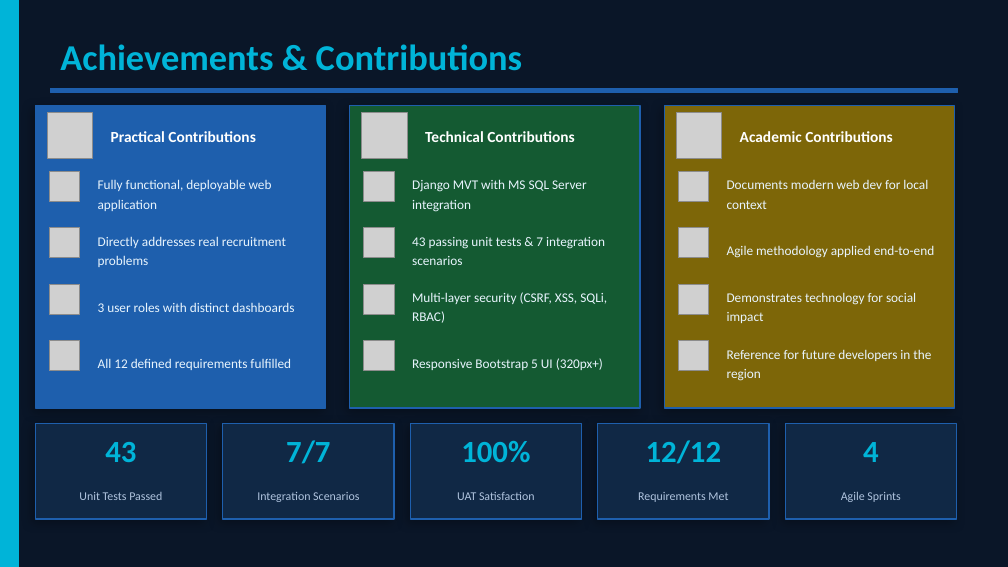
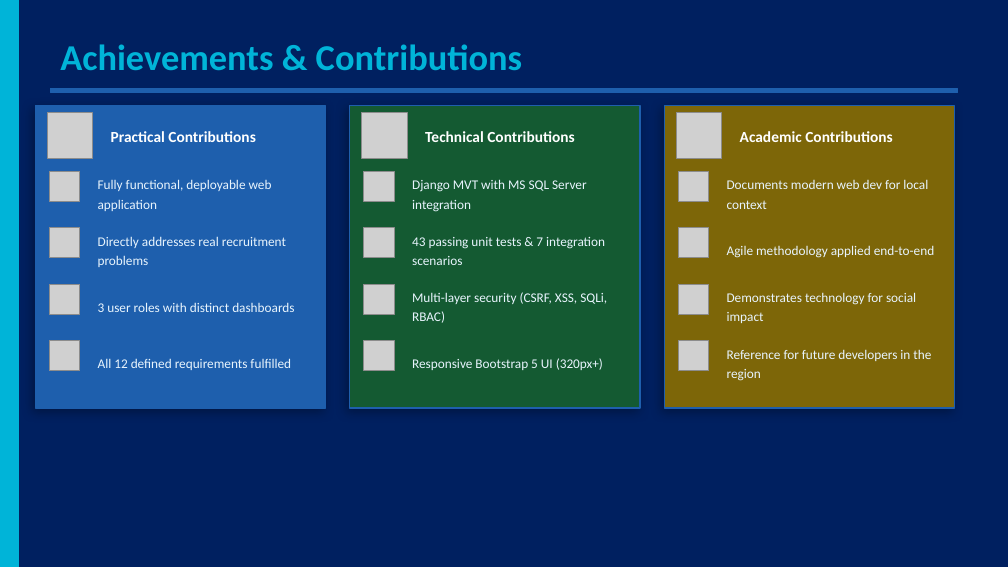
Before and after one commit to ayuu78fge2dy2tswg76fty/jobs, a slide deck: slide 20 of docoments/Fursad.pptx (slide 19 before the commit). Drawn at 1008x567 pixels with LibreOffice and Linux fonts; fonts in the diff are those of the drawing; grey boxes stand for pictures. Boxes give left, top, right and bottom in pixels: in the first picture for what was removed or moved away, otherwise in the second. Text is boxed around its words. In the diff, an @@ line names an element or a change of style, - is before the commit and + after.

```diff
--- a/docoments/Fursad.pptx
+++ b/docoments/Fursad.pptx
@@ background #0A1628 to #002060 @@
@@ rectangle removed at (35,423,207,519) @@
@@ text removed at (105,442,136,462) @@
-43
@@ rectangle removed at (223,423,394,519) @@
@@ text removed at (286,440,330,464) @@
-7/7
@@ rectangle removed at (410,423,582,519) @@
@@ text removed at (461,441,530,462) @@
-100%
@@ rectangle removed at (598,423,769,519) @@
@@ text removed at (646,440,721,464) @@
-12/12
@@ rectangle removed at (785,423,957,519) @@
@@ text removed at (863,442,879,462) @@
-4
@@ text removed at (79,492,162,500) @@
-Unit Tests Passed
@@ text removed at (257,492,359,502) @@
-Integration Scenarios
@@ text removed at (457,492,535,500) @@
-UAT Satisfaction
@@ text removed at (638,492,728,502) @@
-Requirements Met
@@ text removed at (841,492,900,502) @@
-Agile Sprints
```
Also in this commit, not shown: 20 other slides changed, 2 slides added, 23 other files.
